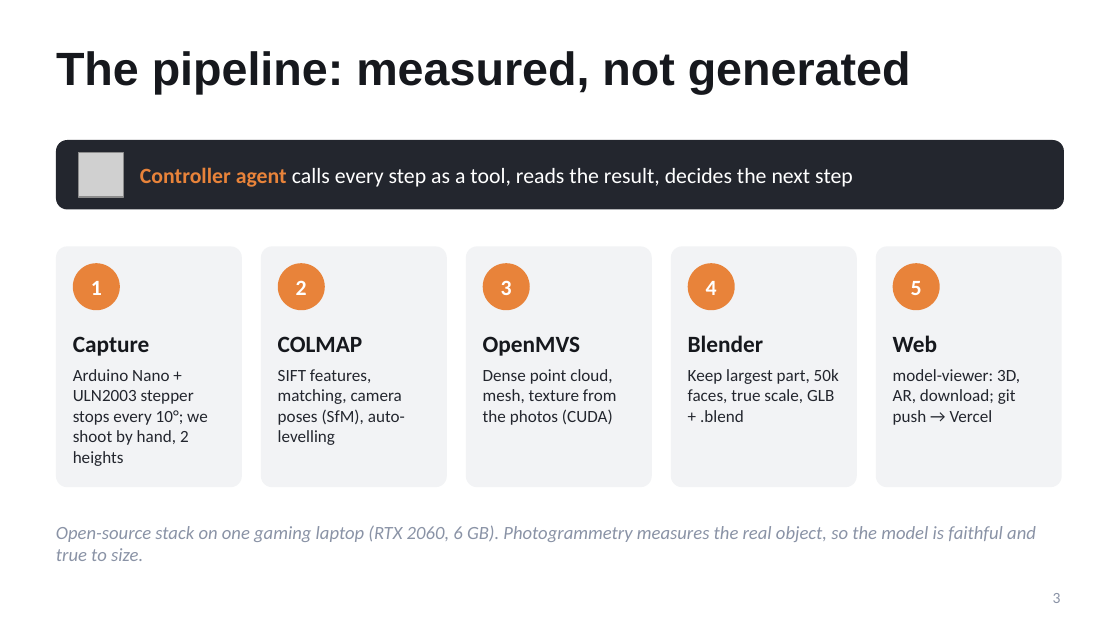
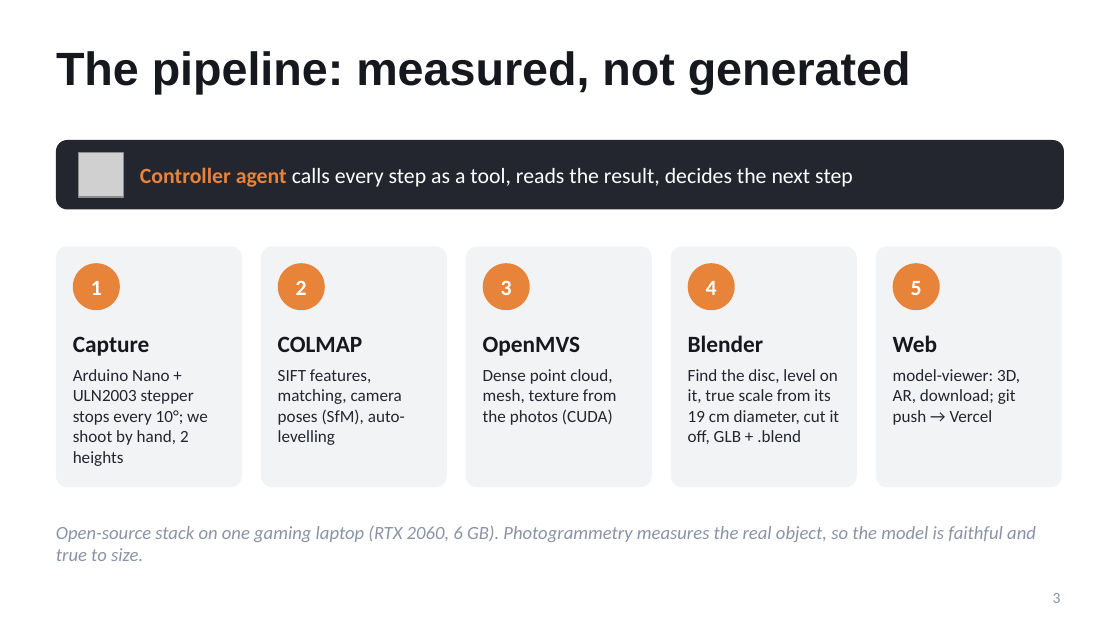
Before and after one commit to molnaristud-arch/r3Dy, a slide deck: slide 3 of presentation/r3Dy-pitch.pptx. Drawn at 1120x630 pixels with LibreOffice and Linux fonts; fonts in the diff are those of the drawing; grey boxes stand for pictures. Boxes give left, top, right and bottom in pixels: in the first picture for what was removed or moved away, otherwise in the second. Text is boxed around its words. In the diff, an @@ line names an element or a change of style, - is before the commit and + after.

```diff
--- a/presentation/r3Dy-pitch.pptx
+++ b/presentation/r3Dy-pitch.pptx
@@ text at <box>688,369,840,444</box>: text changed @@
-Keep largest part, 50k faces, true scale, GLB + .blend
+Find the disc, level on it, true scale from its 19 cm diameter, cut it off, GLB + .blend
```
Also in this commit, not shown: 2 other slides changed, 26 other files.
